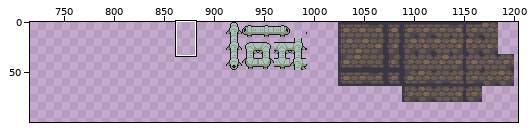
Two versions of one pixel-art file, Assets/Inviroment/Keller/keller_tiles.aseprite. The picture above shows the old version from afar; the outline marks the close-up.
Close-up. Old version:
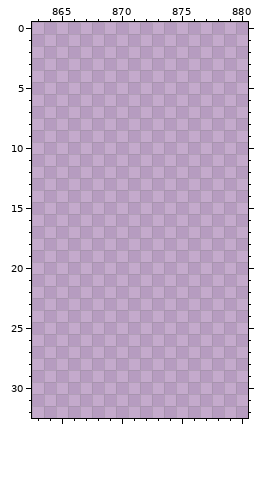
1216x256 pixels, 1 frame. Colours within 5 levels of each other are drawn and written as one. Shown: x 863..880, y 0..32. The wide view leaves out empty margins. The commit also changed other parts of the picture, which this record leaves out.
Palette (. is transparent): 
After the commit:
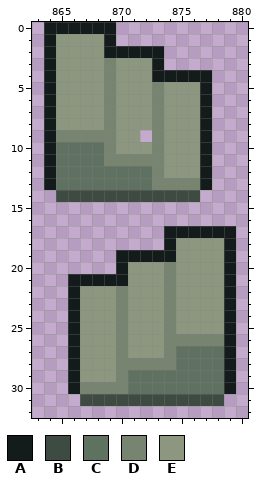
Colours new in this view: A #141b1b  B #3e4b42  C #5f7160  D #778570  E #8d977f
From old to new:
y 0: x 864..869 ...... -> AAAAAA
y 1: x 864..869 ...... -> AEEEEA
y 2: x 864..873 .......... -> AEEEEAAAAA
y 3: x 864..873 .......... -> AEEEEDEEEA
y 4: x 864..877 .............. -> AEEEEDEEEAAAAA
y 5..8: x 864..877 .............. -> AEEEEDEEEDEEEA
y 9: x 864..871 ........ -> ADDDDDEE; x 873..877 ..... -> DEEEA
y 10: x 864..877 .............. -> ACCCCDEEEDEEEA
y 11: x 864..877 .............. -> ACCCCDDDDDEEEA
y 12: x 864..877 .............. -> ACCCCCCCCDEEEA
y 13: x 864..877 .............. -> ACCCCCCCCDDDDA
y 14: x 865..876 ............ -> BBBBBBBBBBBB
y 17: x 874..879 ...... -> AAAAAA
y 18: x 874..879 ...... -> AEEEEA
y 19: x 870..879 .......... -> AAAAAEEEEA
y 20: x 870..879 .......... -> AEEEDEEEEA
y 21: x 866..879 .............. -> AAAAAEEEDEEEEA
y 22..25: x 866..879 .............. -> AEEEDEEEDEEEEA
y 26: x 866..879 .............. -> AEEEDEEEDDDDDA
y 27: x 866..879 .............. -> AEEEDEEEDCCCCA
y 28: x 866..879 .............. -> AEEEDDDDDCCCCA
y 29: x 866..879 .............. -> AEEEDCCCCCCCCA
y 30: x 866..879 .............. -> ADDDDCCCCCCCCA
y 31: x 867..878 ............ -> BBBBBBBBBBBB
